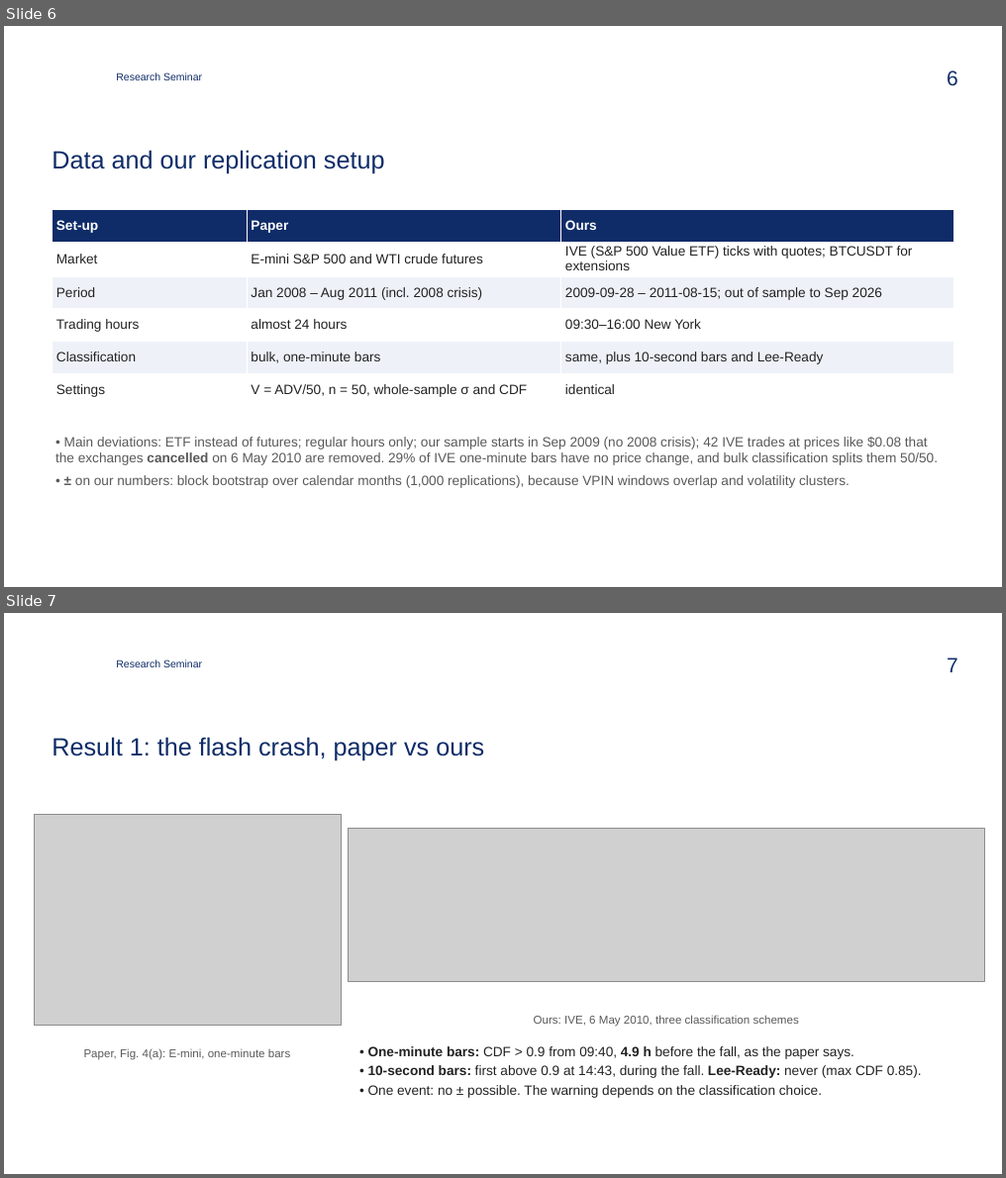
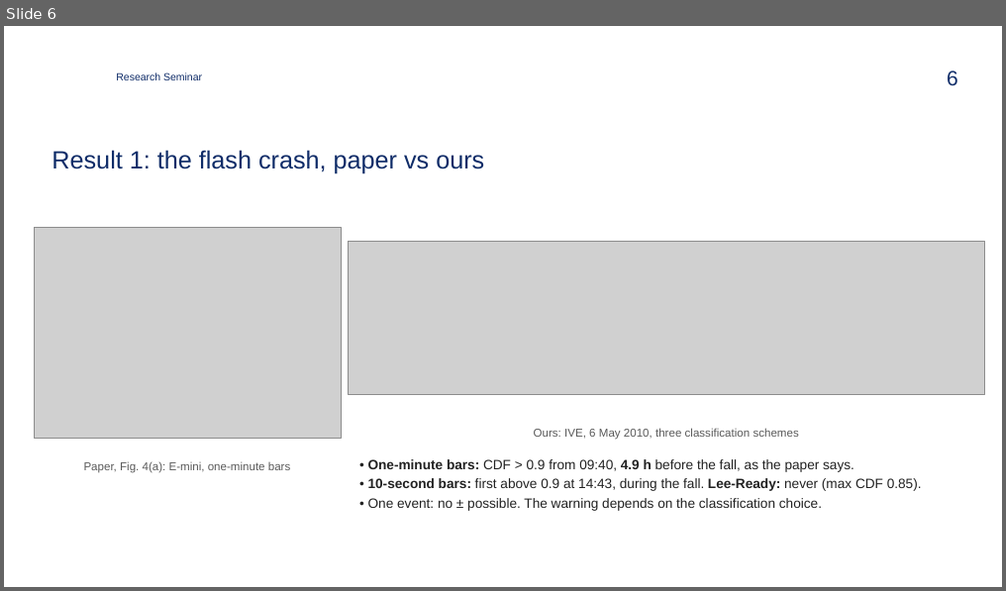
Before and after one commit to zavaz5/flow-toxicity-vpin, a slide deck: docs/presentation.pptx. Shown one above the other, each under a label of ours: slides 6 and 7 before the commit, slide 6 after it. The pictures are 1006x1178 and 1006x591 pixels, drawn with LibreOffice and Linux fonts; fonts in the diff are those of the drawing; grey boxes stand for pictures; background and template pictures are left out. Boxes give left, top, right and bottom in pixels: in the first picture for what was removed or moved away, otherwise in the second. Text is boxed around its words. In the diff, an @@ line names an element or a change of style, - is before the commit and + after.

```diff
--- a/docs/presentation.pptx
+++ b/docs/presentation.pptx
@@ slide 6 removed at <box>4,26,1002,587</box>, background #FFFFFF; not listed: 1 template element that a slide beside it also shows @@
@@ text removed at <box>116,73,202,80</box> @@
-Research Seminar
@@ title removed at <box>52,150,385,174</box> @@
-Data and our replication setup
@@ table removed at <box>52,209,954,404</box>, 6 rows, 3 columns @@
-Set-up | Paper | Ours
-Market | E-mini S&P 500 and WTI crude futures | IVE (S&P 500 Value ETF) ticks with quotes; BTCUSDT for extensions
-Period | Jan 2008 – Aug 2011 (incl. 2008 crisis) | 2009-09-28 – 2011-08-15; out of sample to Sep 2026
-Trading hours | almost 24 hours | 09:30–16:00 New York
-Classification | bulk, one-minute bars | same, plus 10-second bars and Lee-Ready
-Settings | V = ADV/50, n = 50, whole-sample σ and CDF | identical
@@ text removed at <box>55,437,938,488</box> @@
-• Main deviations: ETF instead of futures; regular hours only; our sample starts in Sep 2009 (no 2008 crisis); 42 IVE trades at prices like $0.08 that the exchanges cancelled on 6 May 2010 are removed. 29% of IVE one-minute bars have no price change, and bulk classification splits them 50/50.
-• ± on our numbers: block bootstrap over calendar months (1,000 replications), because VPIN windows overlap and volatility clusters.
@@ what was slide 7 is now slide 6 @@
@@ page number at <box>946,71,958,86</box>: text changed @@
-7
+6
```
Also in this commit, not shown: 6 slides changed, 1 slide added, 2 other slides removed, 4 other files.
